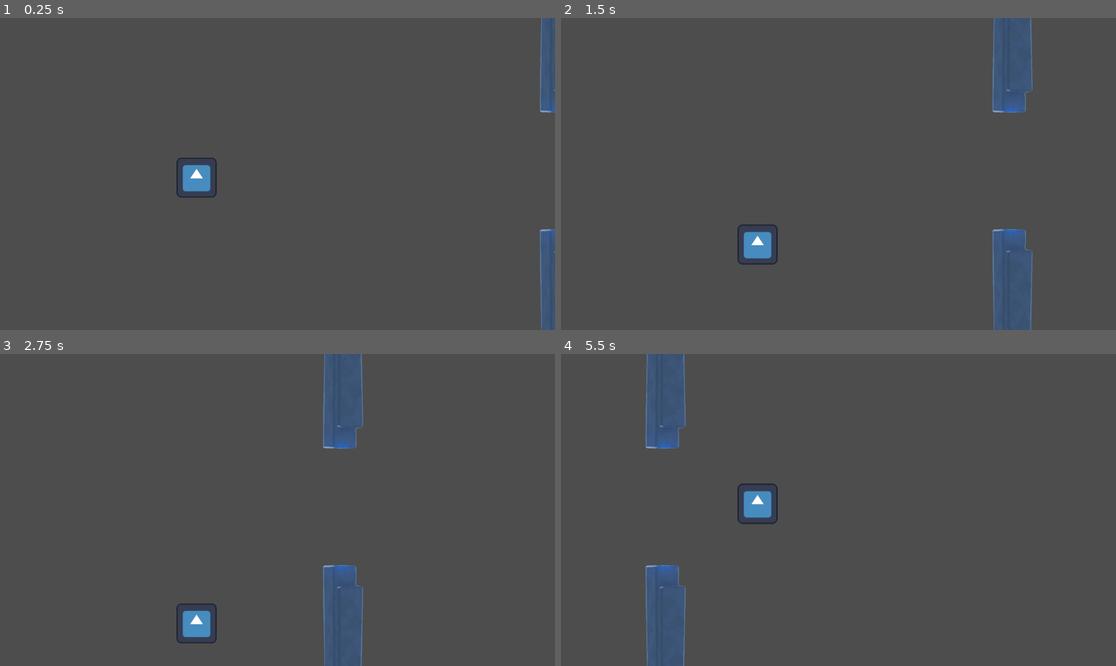
Above: before the commit, frames 1-4 (two rows, left to right).
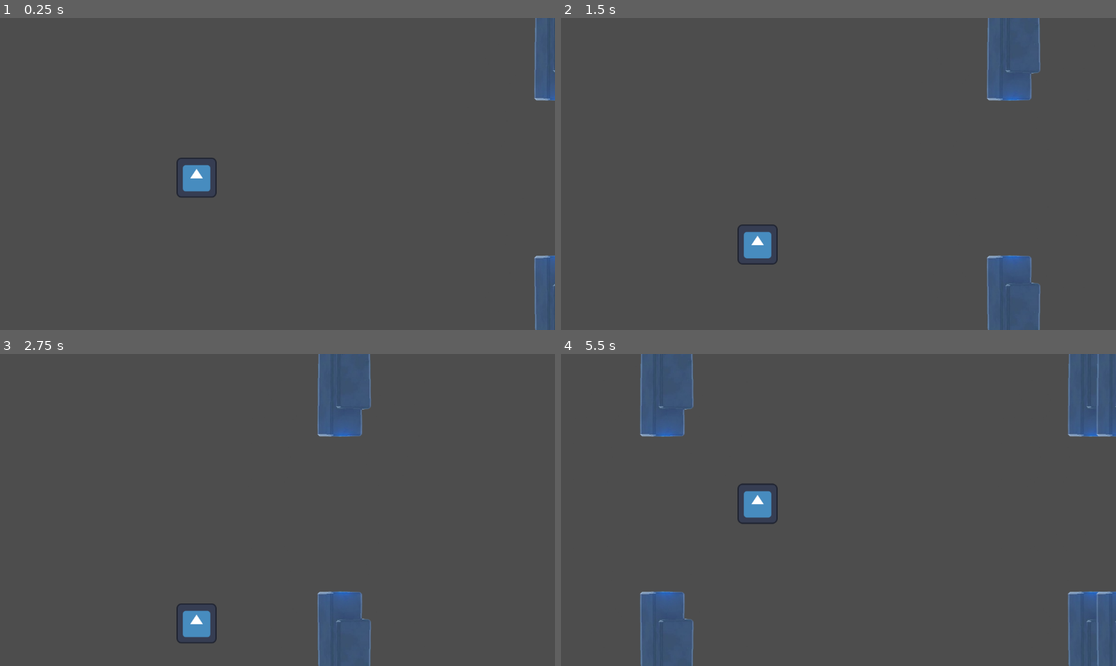
Above: after the commit, the same moments.

Repository: Juexis/FLPY-RISK
Game: Godot game, scene res://Scenes/game.tscn
The game is run twice, just before and just after one commit, with the same random seed, the same clock (stepped at 60 frames per second) and the same inputs. The engine's default icon, where the game draws it, is replaced by a stand-in: a white triangle on a blue panel in a dark square.
Inputs:
- Up to frame 1 (0.25 s): no input
- Up to frame 2 (1.5 s): tap Up (Jump) at 0.77 s
- Up to frame 3 (2.75 s): tap Up (Jump) at 1.52 s
- Up to frame 4 (5.5 s): tap Up (Jump) at 3.02, 3.77, 4.52 s

The runs differ from the first frame. In frame 1, 1.0% of the frame differs, in the area x 96-100%, y 0-100%; in frame 2, 2.2%; in frame 3, 2.2%; in frame 4, 6.6%, in the area x 14-100%, y 0-100%.

Commit message:
janky pillar spawn

Diff:
--- a/flpy-risk/Scenes/game.tscn
+++ b/flpy-risk/Scenes/game.tscn
@@ -1,10 +1,22 @@
-[gd_scene load_steps=5 format=3 uid="uid://d1auj7qh1bwac"]
+[gd_scene load_steps=7 format=3 uid="uid://d1auj7qh1bwac"]
 
 [ext_resource type="PackedScene" uid="uid://daeuixxg0cck5" path="res://Scenes/player.tscn" id="1_40o50"]
 [ext_resource type="PackedScene" uid="uid://xvjwsuej41fn" path="res://Scenes/game_manager.tscn" id="1_dmkdn"]
 [ext_resource type="PackedScene" uid="uid://bhobsptmkbr1" path="res://Scenes/mass_pillar.tscn" id="2_23l1n"]
 
 [sub_resource type="WorldBoundaryShape2D" id="WorldBoundaryShape2D_j28wh"]
+
+[sub_resource type="Curve2D" id="Curve2D_5nlr7"]
+_data = {
+"points": PackedVector2Array(0, 0, 0, 0, 1765, 0, 0, 0, 0, 0, 1385, 0)
+}
+point_count = 2
+
+[sub_resource type="Curve2D" id="Curve2D_3n8ph"]
+_data = {
+"points": PackedVector2Array(0, 0, 0, 0, 1555, -77, 0, 0, 0, 0, 1551, 47)
+}
+point_count = 2
 
 [node name="Game" type="Node2D"]
 
@@ -21,3 +33,19 @@
 
 [node name="Pillars" parent="." instance=ExtResource("2_23l1n")]
 position = Vector2(1200, 0)
+
+[node name="Timer" type="Timer" parent="."]
+wait_time = 2.0
+autostart = true
+
+[node name="x" type="Path2D" parent="."]
+curve = SubResource("Curve2D_5nlr7")
+
+[node name="y" type="Path2D" parent="x"]
+curve = SubResource("Curve2D_3n8ph")
+
+[node name="PathFollow2D" type="PathFollow2D" parent="x"]
+position = Vector2(1765, 0)
+rotation = 3.14159
+
+[connection signal="timeout" from="Timer" to="Game Manager" method="_on_timer_timeout"]
--- a/flpy-risk/Scenes/mass_pillar.tscn
+++ b/flpy-risk/Scenes/mass_pillar.tscn
@@ -7,6 +7,7 @@
 size = Vector2(17.0667, 18.8182)
 
 [sub_resource type="RectangleShape2D" id="RectangleShape2D_m635j"]
+size = Vector2(20, 15.059)
 
 [node name="RigidBody2D" type="RigidBody2D"]
 gravity_scale = 0.0
@@ -16,26 +17,24 @@
 script = ExtResource("1_6ugrq")
 
 [node name="bottom" type="Sprite2D" parent="."]
-position = Vector2(0, 575)
-scale = Vector2(0.75, 0.75)
+position = Vector2(0, 675)
 texture = ExtResource("1_6srb4")
 flip_h = true
 
 [node name="bottom collision" type="CollisionShape2D" parent="."]
-position = Vector2(0, 575)
-scale = Vector2(4, 15)
+position = Vector2(0, 675)
+scale = Vector2(5, 20)
 shape = SubResource("RectangleShape2D_c1irm")
 debug_color = Color(0.789702, 0.394617, 0.456688, 0.42)
 
 [node name="top" type="Sprite2D" parent="."]
-position = Vector2(0, 60)
+position = Vector2(0, -10)
 rotation = -3.14159
-scale = Vector2(0.75, 0.75)
 texture = ExtResource("1_6srb4")
 
 [node name="top collision" type="CollisionShape2D" parent="."]
-position = Vector2(0, 60)
-scale = Vector2(4, 15)
+position = Vector2(0, -10)
+scale = Vector2(5, 20)
 shape = SubResource("RectangleShape2D_c1irm")
 debug_color = Color(0.789702, 0.394617, 0.456688, 0.42)
 
@@ -44,7 +43,9 @@
 scale = Vector2(1, 15)
 
 [node name="point line" type="CollisionShape2D" parent="Area2D"]
+position = Vector2(0, 0.211666)
+scale = Vector2(1, 1.3)
 shape = SubResource("RectangleShape2D_m635j")
 debug_color = Color(0, 0.870588, 0.407843, 0.419608)
 
-[connection signal="area_entered" from="Area2D" to="." method="_on_area_2d_area_entered"]
+[connection signal="body_entered" from="Area2D" to="." method="_on_area_2d_body_entered"]
--- a/flpy-risk/Scripts/gamemanager.gd
+++ b/flpy-risk/Scripts/gamemanager.gd
@@ -1,5 +1,5 @@
 extends Node2D
-var score = 0
+@export var score = 0
 
 
 # Called when the node enters the scene tree for the first time.
@@ -10,3 +10,12 @@
 # Called every frame. 'delta' is the elapsed time since the previous frame.
 func _process(delta: float) -> void:
 	print(score)
+
+func spawn_pillars():
+	var mass = preload("res://Scenes/mass_pillar.tscn").instantiate()
+	$"../x/PathFollow2D".progress_ratio = randf()
+	mass.global_position.x = $"../x/PathFollow2D".global_position.x
+	add_child(mass)
+
+func _on_timer_timeout() -> void:
+	spawn_pillars()
--- a/flpy-risk/Scripts/mass_pillar.gd
+++ b/flpy-risk/Scripts/mass_pillar.gd
@@ -2,15 +2,18 @@
 @onready var pointline: Area2D = $Area2D
 const speed = -3
 
-
 # Called when the node enters the scene tree for the first time.
 func _ready() -> void:
-	pass # Replace with function body.
+	pass
 
 
 # Called every frame. 'delta' is the elapsed time since the previous frame.
 func _process(delta: float) -> void:
 	position += Vector2(speed, 0)
 
-func _on_area_2d_area_entered(area: Area2D) -> void:
-	pass # Replace with function body.
+	# removes pillars after offscreen
+	if position.x < -100:
+		queue_free()
+
+func _on_area_2d_body_entered(body: Node2D) -> void:
+	GameManager.score += 1
